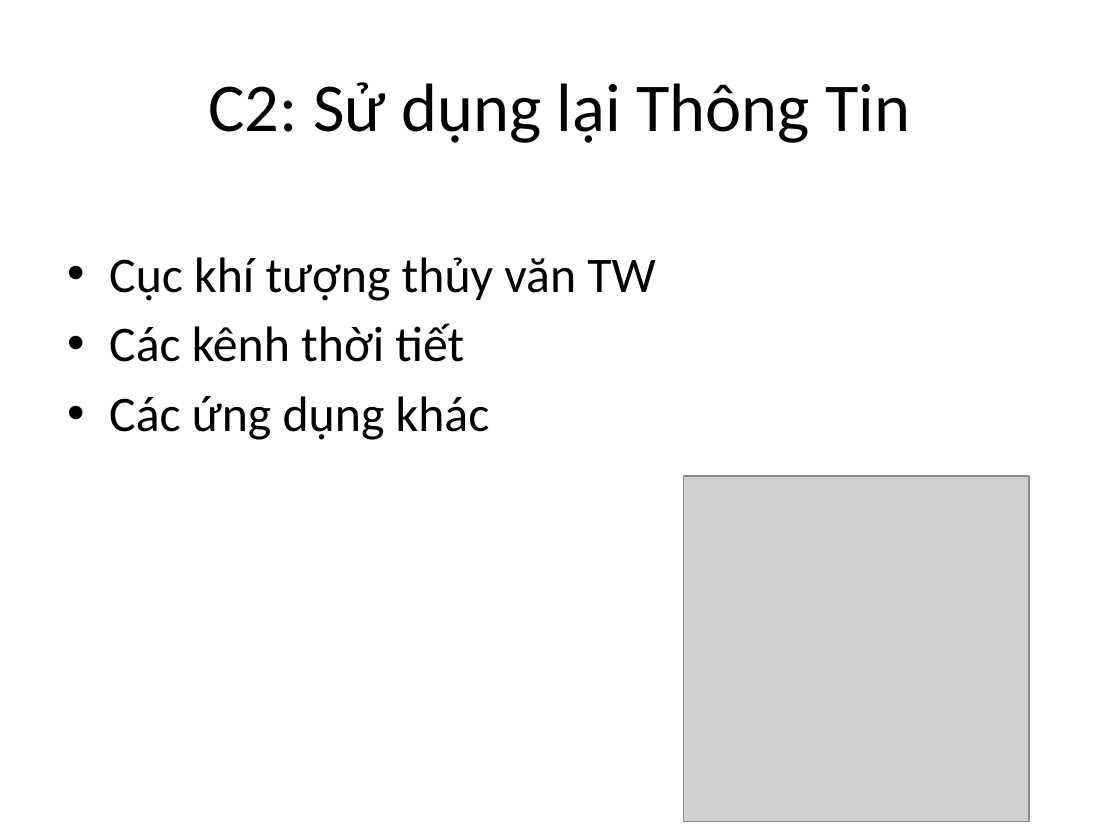
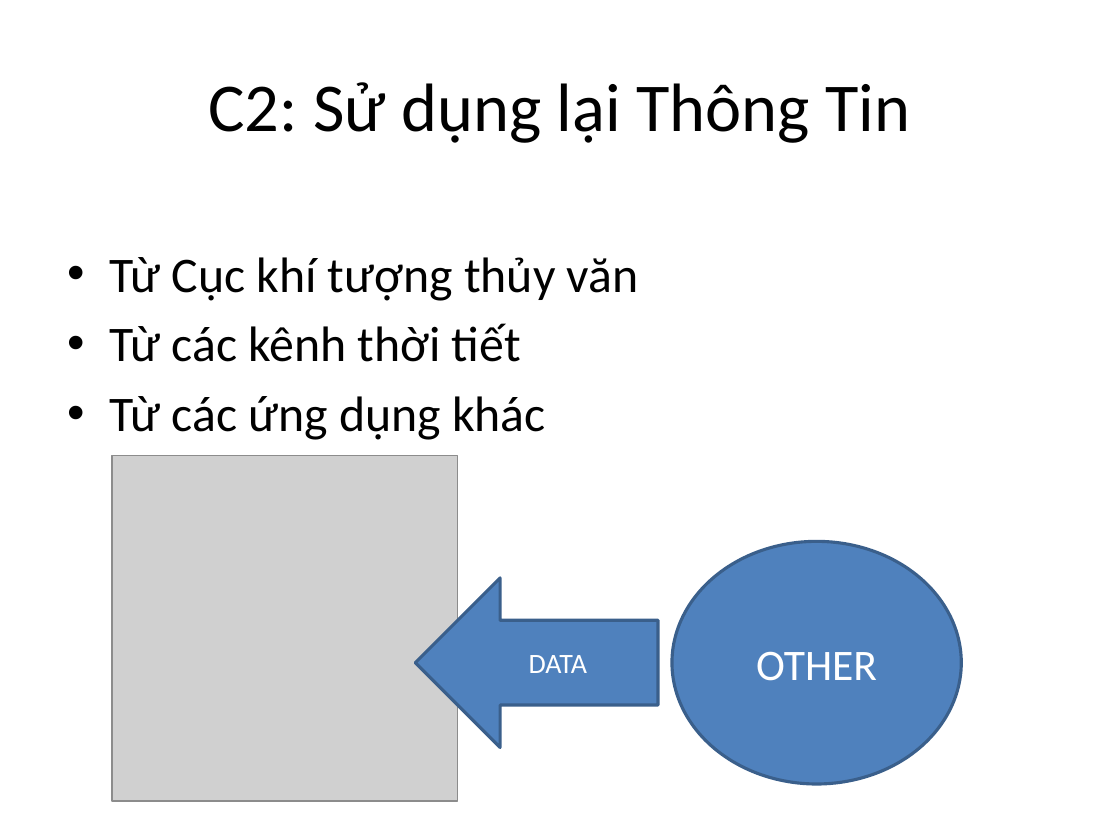
Before and after one commit to phithanh97cs/T3H, a slide deck: slide 6 of Other/Free/Làm web thật đơn giản với Web Service và Spring.pptx. Drawn at 1120x840 pixels with LibreOffice and Linux fonts; fonts in the diff are those of the drawing; grey boxes stand for pictures. Boxes give left, top, right and bottom in pixels: in the first picture for what was removed or moved away, otherwise in the second. Text is boxed around its words. In the diff, an @@ line names an element or a change of style, - is before the commit and + after.

```diff
--- a/Other/Free/Làm web thật đơn giản với Web Service và Spring.pptx
+++ b/Other/Free/Làm web thật đơn giản với Web Service và Spring.pptx
@@ text at [109,257,639,440]: text changed @@
-• Cục khí tượng thủy văn TW
-• Các kênh thời tiết
-• Các ứng dụng khác
+• Từ Cục khí tượng thủy văn
+• Từ các kênh thời tiết
+• Từ các ứng dụng khác
@@ picture: place and size @@
-picture at [683,476,1028,821]
+picture at [112,456,457,801]
@@ ellipse added at [672,541,961,784], fill #4F81BD, outline #3A5F8C 2 pt, 28 pt, text #FFFFFF @@
+OTHER
@@ left arrow added at [416,578,659,747], fill #4F81BD, outline #3A5F8C 2 pt, 18 pt, text #FFFFFF @@
+DATA
```
Also in this commit, not shown: 1 other slide changed, 2 slides added, 1 slide removed, 3 other files.
